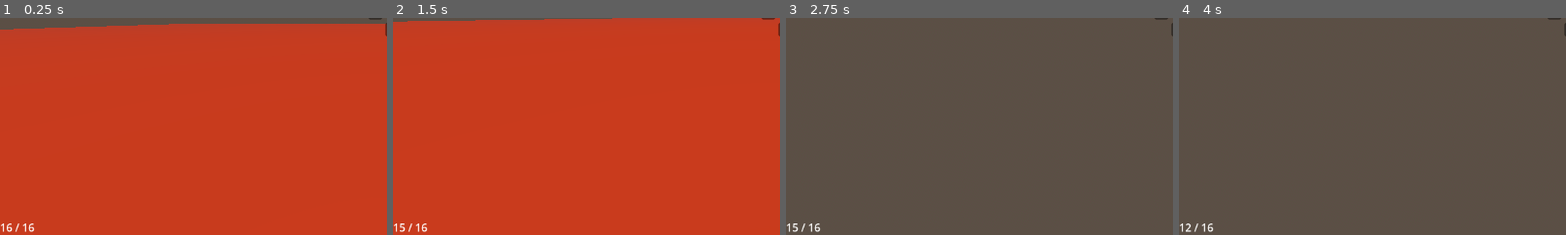
Above: before the commit, frames 1-4 (left to right).
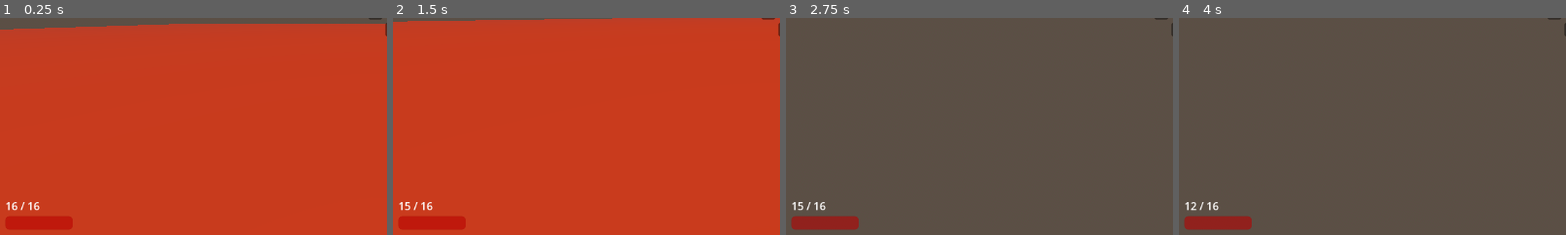
Above: after the commit, the same moments.

Repository: rsrasmu2/Brackeys2025
Game: Godot game, scene res://assets/main/main.tscn
The game is run twice, just before and just after one commit, with the same random seed, the same clock (stepped at 60 frames per second) and the same inputs.
Inputs (mouse positions are % of the whole screen's width and height, from its top left):
- Up to frame 1 (0.25 s): no input
- Up to frame 2 (1.5 s): tap Enter at 0.5 s; move the mouse to (55, 50) at 0.52 s; hold Shift (dash) 0.53-1.28 s; hold W (move_forward) from 0.53 s (still down); tap Space (jump) at 0.77, 1.25 s; move the mouse to (45, 50) at 1.27 s; click (45, 50) at 1.35 s
- Up to frame 3 (2.75 s): keep holding W (move_forward); tap Space (jump) at 1.52 s; move the mouse to (52, 48) at 2.02 s; hold Right mouse button (melee) from 2.03 s (still down)
- Up to frame 4 (4 s): keep holding W (move_forward); move the mouse to (49, 52) at 2.77 s; release Right mouse button (melee) at 2.78 s; tap Shift (dash) at 2.85 s; tap Space (jump) at 3.02, 3.77 s; tap Enter at 3.5 s; move the mouse to (57, 51) at 3.52 s; press the mouse at (57, 51) at 3.53 s
The pictures show only the part of the screen within x 0-50%, y 50-100%; the shares and areas given below are measured in that part.

The runs differ from the first frame. In frame 1, 1.2% of the frame differs, in the area x 0-19%, y 84-99%; in frame 2, 1.2%; in frame 3, 1.2%; in frame 4, 1.2%.

Commit message:
Add player health

Diff:
--- a/assets/common/health/health.gd
+++ b/assets/common/health/health.gd
@@ -2,9 +2,18 @@
 extends Node
 
 signal health_changed(new_health: int)
+signal max_health_changed(new_max_health: int)
 signal died
 
-@export var max_health: int = 100
+@export var max_health: int = 100:
+	set(value):
+		if max_health == value:
+			return
+		max_health = value
+		emit_signal(max_health_changed.get_name(), max_health)
+		if health > max_health:
+			health = max_health
+
 @export var health: int:
 	set(value):
 		var new_health: int = clamp(value, 0, max_health)
--- a/assets/enemy/enemy.tscn
+++ b/assets/enemy/enemy.tscn
@@ -20,6 +20,9 @@
 
 [sub_resource type="ViewportTexture" id="ViewportTexture_uu6ev"]
 viewport_path = NodePath("SubViewport")
+
+[sub_resource type="SphereShape3D" id="SphereShape3D_gxvxc"]
+radius = 0.8
 
 [sub_resource type="Animation" id="Animation_x63uy"]
 length = 0.001
@@ -303,6 +306,14 @@
 [node name="WindupTimer" type="Timer" parent="MeleeAttack"]
 one_shot = true
 
+[node name="Area3D" type="Area3D" parent="MeleeAttack"]
+collision_layer = 4
+collision_mask = 2
+
+[node name="CollisionShape3D" type="CollisionShape3D" parent="MeleeAttack/Area3D"]
+transform = Transform3D(1, 0, 0, 0, 1, 0, 0, 0, 1, 0, 0.624189, 0)
+shape = SubResource("SphereShape3D_gxvxc")
+
 [node name="AnimationPlayer" type="AnimationPlayer" parent="."]
 libraries = {
 &"": SubResource("AnimationLibrary_gxvxc")
@@ -312,3 +323,4 @@
 
 [connection signal="died" from="Health" to="." method="_on_health_died"]
 [connection signal="timeout" from="MeleeAttack/WindupTimer" to="MeleeAttack" method="_on_windup_timer_timeout"]
+[connection signal="body_entered" from="MeleeAttack/Area3D" to="MeleeAttack" method="_on_area_3d_body_entered"]
--- a/assets/enemy/melee_attack.gd
+++ b/assets/enemy/melee_attack.gd
@@ -3,10 +3,13 @@
 @export var character_controller: Enemy
 @export var target: EnemyTarget
 @export var movement: Movement
+@export var damage: int = 20
 @export var distance_to_attack: float = 5.0
 @export var animation_player: AnimationPlayer
 
 var sqr_distance: float = distance_to_attack * distance_to_attack
+
+var _damage_dealt: bool = false
 
 func _process(_delta: float) -> void:
 	if character_controller.state == character_controller.EnemyState.Following and target.target != null and global_position.distance_squared_to(target.target.global_position) <= sqr_distance:
@@ -16,7 +19,14 @@
 
 func _on_windup_timer_timeout() -> void:
 	character_controller.state = character_controller.EnemyState.Attacking
+	_damage_dealt = false
 	await $"../AnimationPlayer".animation_finished
 	animation_player.play("melee_end")
 	await $"../AnimationPlayer".animation_finished
 	character_controller.state = character_controller.EnemyState.Following
+
+
+func _on_area_3d_body_entered(body: Node3D) -> void:
+	if not _damage_dealt and body.has_method("take_damage"):
+		body.take_damage(damage)
+		_damage_dealt = true
--- a/assets/player/player.gd
+++ b/assets/player/player.gd
@@ -61,3 +61,6 @@
 
 func _on_gun_firing_changed(is_firing: bool) -> void:
 	_is_firing = is_firing
+
+func take_damage(amount: int) -> void:
+	$Health.health -= amount
--- a/assets/player/player.tscn
+++ b/assets/player/player.tscn
@@ -7,7 +7,9 @@
 [ext_resource type="Script" uid="uid://131tkdjps5ux" path="res://assets/player/player_camera.gd" id="2_tb4ck"]
 [ext_resource type="PackedScene" uid="uid://b4xojb6sb1hqf" path="res://assets/gun/gun.tscn" id="2_toylo"]
 [ext_resource type="Script" uid="uid://dmneh2j38qw20" path="res://assets/player/ui/ammo.gd" id="5_tb4ck"]
+[ext_resource type="Script" uid="uid://bxa35uh3w2ebm" path="res://assets/player/player_health.gd" id="6_hai6l"]
 [ext_resource type="PackedScene" uid="uid://bajfnk64q8mhi" path="res://assets/player/dash/dash.tscn" id="8_kwvpd"]
+[ext_resource type="PackedScene" uid="uid://dkp5y0u8pd54k" path="res://assets/common/health/health.tscn" id="9_m2mll"]
 [ext_resource type="Script" uid="uid://c03o3n5qwovd8" path="res://assets/player/melee_attack.gd" id="9_op4fd"]
 
 [sub_resource type="CapsuleShape3D" id="CapsuleShape3D_hgb4b"]
@@ -56,17 +58,52 @@
 grow_vertical = 2
 texture = ExtResource("2_ouxva")
 
-[node name="Ammo" type="Label" parent="PlayerCamera/UI" node_paths=PackedStringArray("gun")]
+[node name="MarginContainer" type="MarginContainer" parent="PlayerCamera/UI"]
 layout_mode = 1
 anchors_preset = 2
 anchor_top = 1.0
 anchor_bottom = 1.0
-offset_top = -23.0
-offset_right = 40.0
+offset_top = -55.0
+offset_right = 108.0
 grow_vertical = 0
+theme_override_constants/margin_left = 8
+theme_override_constants/margin_bottom = 8
+
+[node name="VBoxContainer" type="VBoxContainer" parent="PlayerCamera/UI/MarginContainer"]
+layout_mode = 2
+
+[node name="Ammo" type="Label" parent="PlayerCamera/UI/MarginContainer/VBoxContainer" node_paths=PackedStringArray("gun")]
+layout_mode = 2
 text = "12 / 12"
 script = ExtResource("5_tb4ck")
-gun = NodePath("../../Gun")
+gun = NodePath("../../../../Gun")
+
+[node name="PlayerHealth" type="ProgressBar" parent="PlayerCamera/UI/MarginContainer/VBoxContainer" node_paths=PackedStringArray("health")]
+self_modulate = Color(1, 0, 0, 1)
+custom_minimum_size = Vector2(100, 20)
+layout_mode = 2
+value = 100.0
+show_percentage = false
+script = ExtResource("6_hai6l")
+health = NodePath("../../../../../Health")
+
+[node name="Label" type="Label" parent="PlayerCamera/UI"]
+visible = false
+self_modulate = Color(1, 0, 0, 1)
+layout_mode = 1
+anchors_preset = 8
+anchor_left = 0.5
+anchor_top = 0.5
+anchor_right = 0.5
+anchor_bottom = 0.5
+offset_left = -217.0
+offset_top = -59.0
+offset_right = -131.0
+offset_bottom = -36.0
+grow_horizontal = 2
+grow_vertical = 2
+scale = Vector2(5, 5)
+text = "You dead :("
 
 [node name="CollisionShape3D" type="CollisionShape3D" parent="."]
 transform = Transform3D(1, 0, 0, 0, 1, 0, 0, 0, 1, 0, 1, 0)
@@ -98,8 +135,12 @@
 script = ExtResource("2_h6syq")
 target = NodePath("..")
 
+[node name="Health" parent="." instance=ExtResource("9_m2mll")]
+
 [node name="Dash" parent="." node_paths=PackedStringArray("dasher") instance=ExtResource("8_kwvpd")]
 dasher = NodePath("..")
 dash_speed = 15.0
 
-[connection signal="current_ammo_changed" from="PlayerCamera/Gun" to="PlayerCamera/UI/Ammo" method="_on_gun_current_ammo_changed"]
+[connection signal="current_ammo_changed" from="PlayerCamera/Gun" to="PlayerCamera/UI/MarginContainer/VBoxContainer/Ammo" method="_on_gun_current_ammo_changed"]
+[connection signal="died" from="Health" to="PlayerCamera/UI/Label" method="set_visible" binds= [true]]
+[connection signal="health_changed" from="Health" to="PlayerCamera/UI/MarginContainer/VBoxContainer/PlayerHealth" method="_on_health_health_changed"]
--- /dev/null
+++ b/assets/player/player_health.gd
@@ -0,0 +1,11 @@
+extends ProgressBar
+
+@export var health: Health
+
+
+func _ready() -> void:
+	max_value = health.max_health
+	value = health.health
+
+func _on_health_health_changed(new_health: int) -> void:
+	value = new_health
Not shown, added: assets/enemy/Space_Invader.glb.import
Not shown: 1 places in assets/enemy/enemy.tscn that only renumber resources
Not shown: 1 places in assets/player/player.tscn that only renumber resources
Not shown, added: assets/player/player_health.gd.uid
